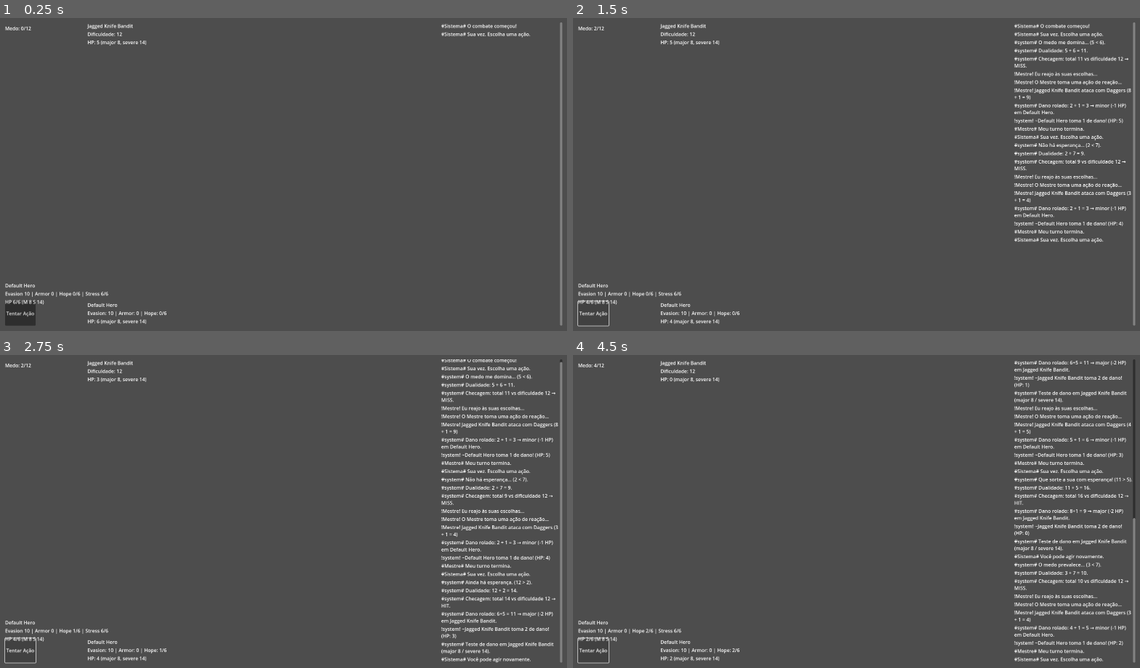
Above: before the commit, frames 1-4 (two rows, left to right).
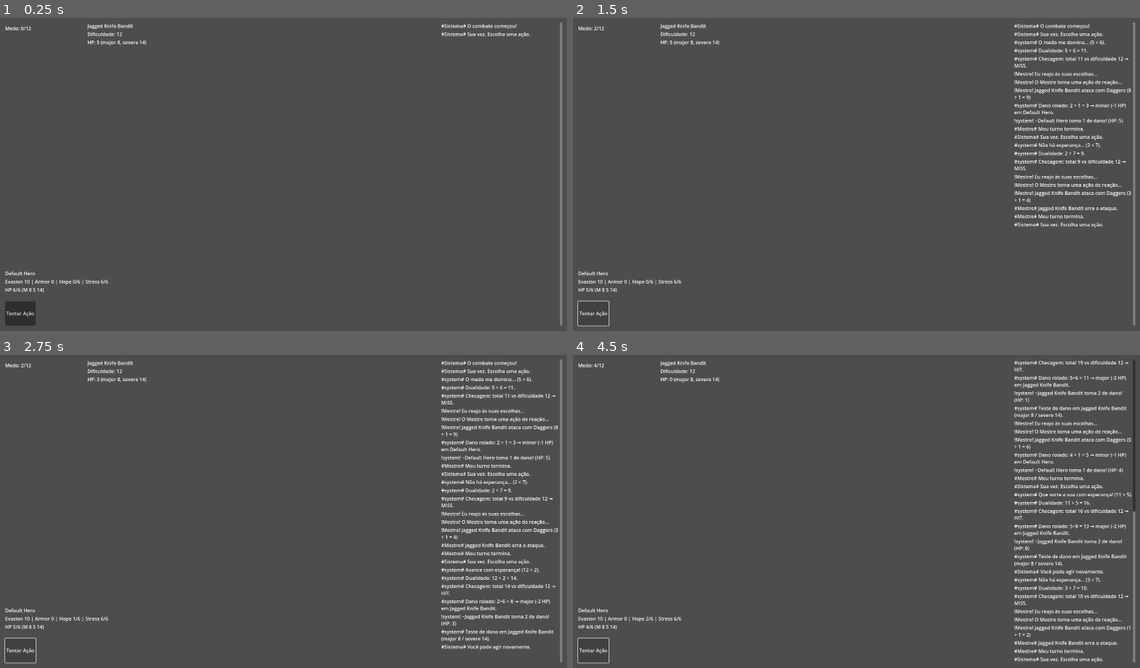
Above: after the commit, the same moments.

Repository: lucsantunes/daggerheart
Game: Godot game, scene res://scenes/CombatScene.tscn
The game is run twice, just before and just after one commit, with the same random seed, the same clock (stepped at 60 frames per second) and the same inputs. The project has no main scene, so this scene is started directly.
Inputs:
- Up to frame 1 (0.25 s): no input
- Up to frame 2 (1.5 s): click "Tentar Ação" at 0.5 s; click "Tentar Ação" at 1.25 s
- Up to frame 3 (2.75 s): click "Tentar Ação" at 2 s
- Up to frame 4 (4.5 s): tap Enter at 2.75, 4.25 s; tap L at 2.85, 3.6, 4.35 s; tap Space at 3.5 s

The runs differ from the first frame. In frame 1, 0.7% of the frame differs, in the area x 0-30%, y 80-98%; in frame 2, 1.3%; in frame 3, 7.8%, in the area x 0-100%, y 1-99%; in frame 4, 5.6%.

Commit message:
Refactor CombatScene layout and enhance player character UI management. Adjust PlayerStatusPanel positioning for better visibility and update player character script to conditionally render UI elements based on the new render_inline_ui property. Modify player party instantiation to include this new property.

Diff:
--- a/scenes/CombatScene.tscn
+++ b/scenes/CombatScene.tscn
@@ -80,8 +80,8 @@
 
 [node name="PlayerStatusPanel" type="HBoxContainer" parent="UI"]
 offset_left = 48.0
-offset_top = 904.0
+offset_top = 864.0
 offset_right = 1600.0
-offset_bottom = 960.0
+offset_bottom = 920.0
 size_flags_horizontal = 3
 script = ExtResource("12_cy1v7")
--- a/scripts/master_ai.gd
+++ b/scripts/master_ai.gd
@@ -53,12 +53,26 @@
 		if chat_log and chat_log.has_method("add_entry"):
 			chat_log.add_entry("Mestre", "%s ataca com %s (%s = %d)" % [monster_name, weapon_name, breakdown, total], "effect")
 
-		# If player target exists and combat manager provided, resolve attack into player
+		# If player target exists and combat manager provided, perform to-hit check then damage
 		if player_party and combat_manager and player_party.has_method("get_first_alive_player"):
 			var player_target: Node = player_party.get_first_alive_player()
 			if player_target:
-				print("[MasterAI] Resolving monster attack into player target: %s" % player_target.data.name)
-				combat_manager.resolve_attack(monster, player_target, weapon_roll)
+				# To-hit: 1d20 + attack_bonus vs player evasion
+				var attack_bonus: int = 0
+				if typeof(monster) == TYPE_OBJECT and typeof(monster.data) == TYPE_DICTIONARY and monster.data.has("attack_bonus"):
+					attack_bonus = int(monster.data.attack_bonus)
+				var d20 := 0
+				if dice_roller and dice_roller.has_method("roll_d20"):
+					d20 = randi_range(1, 20) + attack_bonus
+					print("[MasterAI] To-Hit roll: d20 + %d = %d vs evasion %d" % [attack_bonus, d20, int(player_target.data.evasion)])
+				var hit := d20 >= int(player_target.data.evasion)
+				if hit:
+					print("[MasterAI] HIT. Resolving damage into %s" % player_target.data.name)
+					combat_manager.resolve_attack(monster, player_target, weapon_roll)
+				else:
+					print("[MasterAI] MISS against %s" % player_target.data.name)
+					if chat_log and chat_log.has_method("add_entry"):
+						chat_log.add_entry("Mestre", "%s erra o ataque." % monster_name, "narration")
 	else:
 		print("[MasterAI] DiceRoller not available; cannot roll damage.")
 
--- a/scripts/player_character.gd
+++ b/scripts/player_character.gd
@@ -5,6 +5,7 @@
 signal hope_changed(current_hope: int)
 
 @export var player_id: String = ""
+@export var render_inline_ui: bool = false
 
 var data: Dictionary = {}
 var current_hp: int = 0
@@ -31,17 +32,18 @@
 	current_stress = int(data.stress_max)
 	current_hope = 0
 
-	name_label.text = data.name
-	name_label.autowrap_mode = TextServer.AUTOWRAP_WORD_SMART
-	add_child(name_label)
+	if render_inline_ui:
+		name_label.text = data.name
+		name_label.autowrap_mode = TextServer.AUTOWRAP_WORD_SMART
+		add_child(name_label)
 
-	stats_label.text = "Evasion: %d | Armor: %d | Hope: %d/%d" % [int(data.evasion), int(data.armor), current_hope, int(data.hope_max)]
-	add_child(stats_label)
+		stats_label.text = "Evasion: %d | Armor: %d | Hope: %d/%d" % [int(data.evasion), int(data.armor), current_hope, int(data.hope_max)]
+		add_child(stats_label)
 
-	add_child(hp_label)
-	_refresh_hp_text()
+		add_child(hp_label)
+		_refresh_hp_text()
 
-	tooltip_text = _build_tooltip()
+		tooltip_text = _build_tooltip()
 	print("[PlayerCharacter] Spawned:", data.name, " HP:", current_hp)
 
 
--- a/scripts/player_party.gd
+++ b/scripts/player_party.gd
@@ -5,6 +5,7 @@
 	if get_child_count() == 0:
 		var pc := preload("res://scripts/player_character.gd").new()
 		pc.player_id = "default_hero"
+		pc.render_inline_ui = false
 		add_child(pc)
 		print("[PlayerParty] Spawned player id:", pc.player_id)
 
